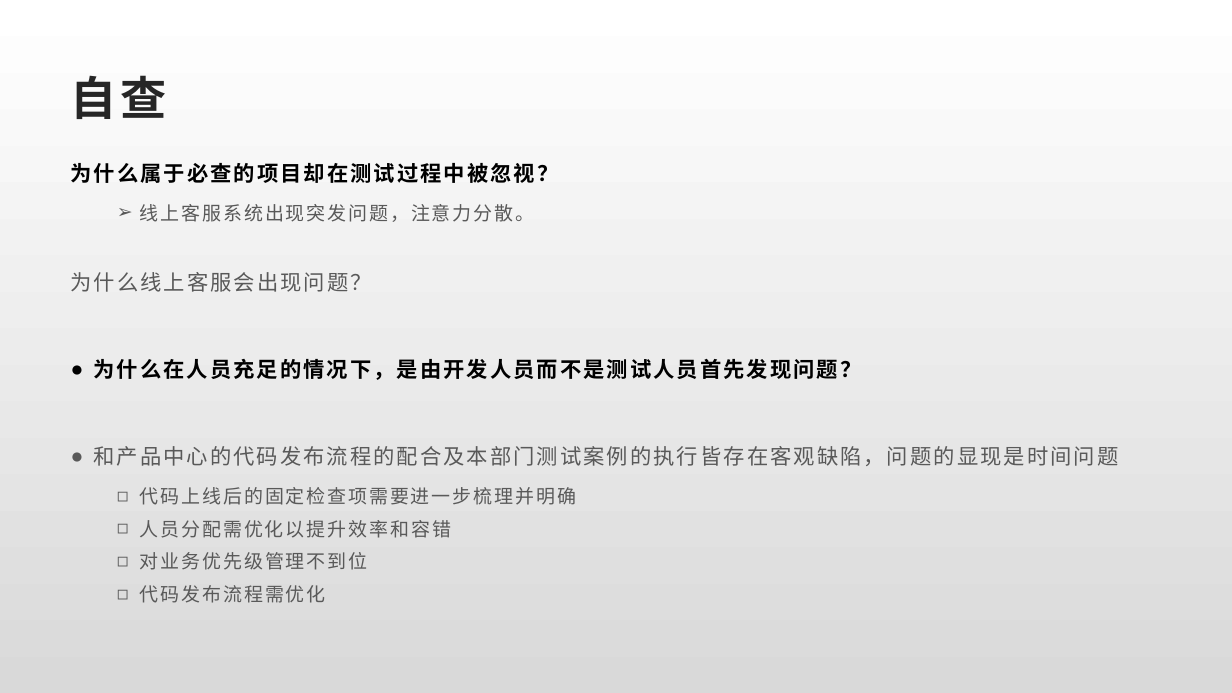
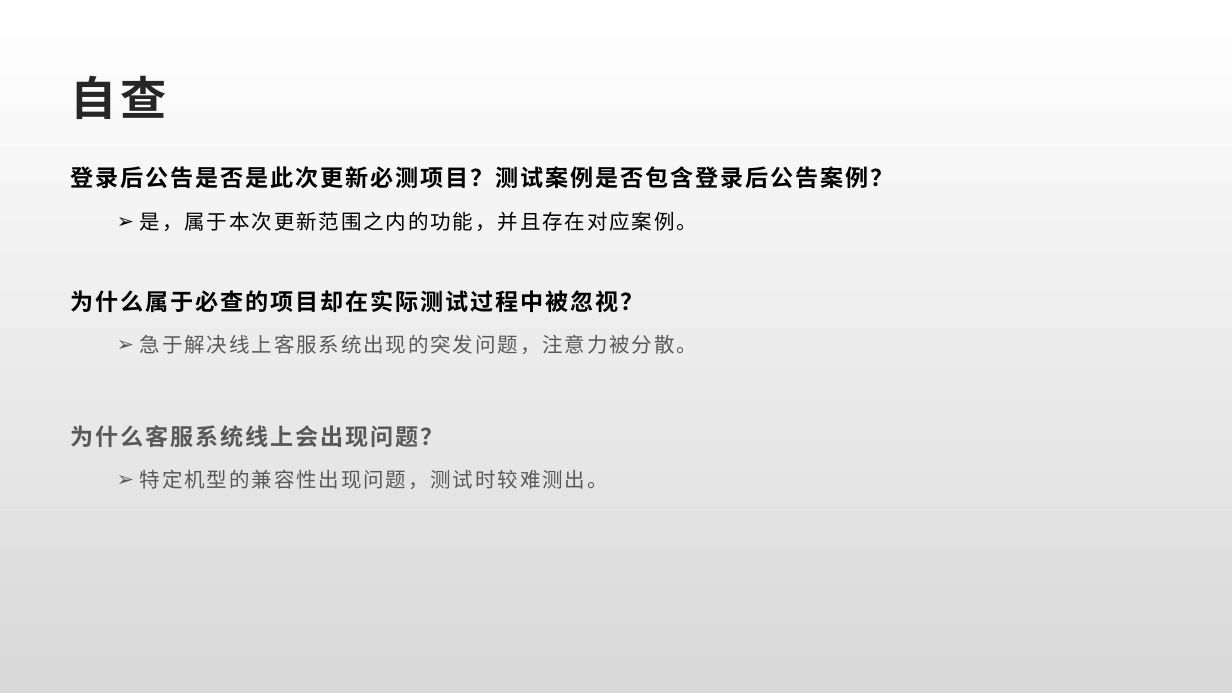
Before and after one commit to Rexixe1993/JavaScriptLesson, a slide deck: slide 9 of 全球版灌篮OBT复盘总结.pptx. Drawn at 1232x693 pixels with LibreOffice and Linux fonts; fonts in the diff are those of the drawing. Boxes give left, top, right and bottom in pixels: in the first picture for what was removed or moved away, otherwise in the second. Text is boxed around its words. In the diff, an @@ line names an element or a change of style, - is before the commit and + after.

```diff
--- a/全球版灌篮OBT复盘总结.pptx
+++ b/全球版灌篮OBT复盘总结.pptx
@@ text at box(71, 166, 894, 489): text changed; size 16.6 to 18 pt; text colour #595959 to #000000; bold on @@
-为什么属于必查的项目却在测试过程中被忽视？
-  ➢ 线上客服系统出现突发问题，注意力分散。
-为什么线上客服会出现问题？
-● 为什么在人员充足的情况下，是由开发人员而不是测试人员首先发现问题？
-● 和产品中心的代码发布流程的配合及本部门测试案例的执行皆存在客观缺陷，问题的显现是时间问题
-  ◻ 代码上线后的固定检查项需要进一步梳理并明确
-  ◻ 人员分配需优化以提升效率和容错
-  ◻ 对业务优先级管理不到位
-  ◻ 代码发布流程需优化
+登录后公告是否是此次更新必测项目？测试案例是否包含登录后公告案例？
+  ➢ 是，属于本次更新范围之内的功能，并且存在对应案例。
+为什么属于必查的项目却在实际测试过程中被忽视？
+  ➢ 急于解决线上客服系统出现的突发问题，注意力被分散。
+为什么客服系统线上会出现问题？
+  ➢ 特定机型的兼容性出现问题，测试时较难测出。
```
Also in this commit, not shown: 2 other slides changed, 4 slides added, 2 slides removed.
